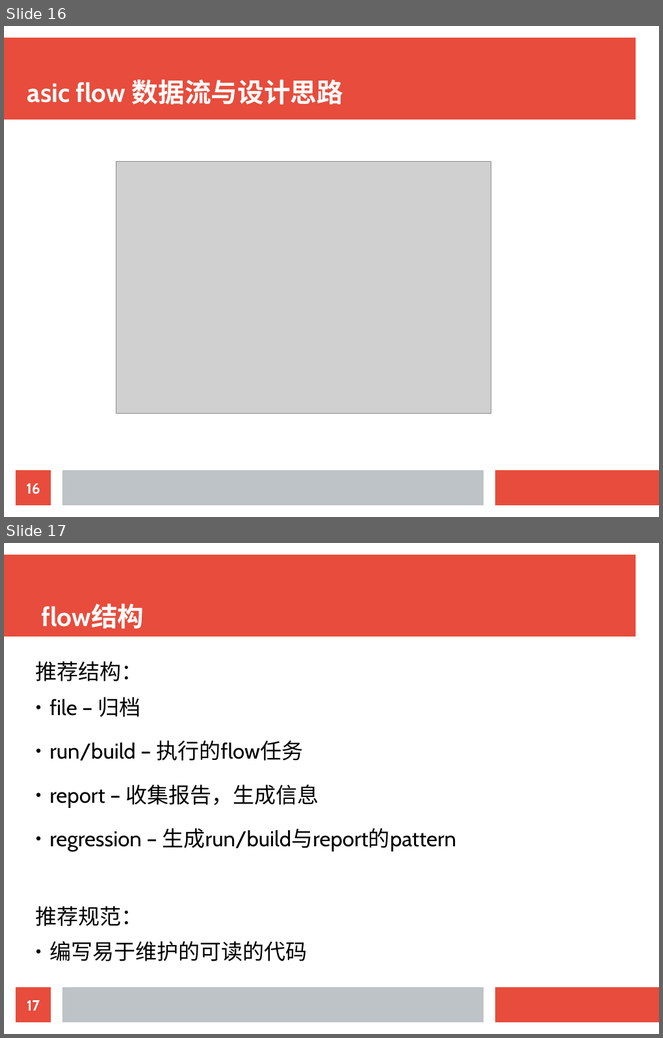
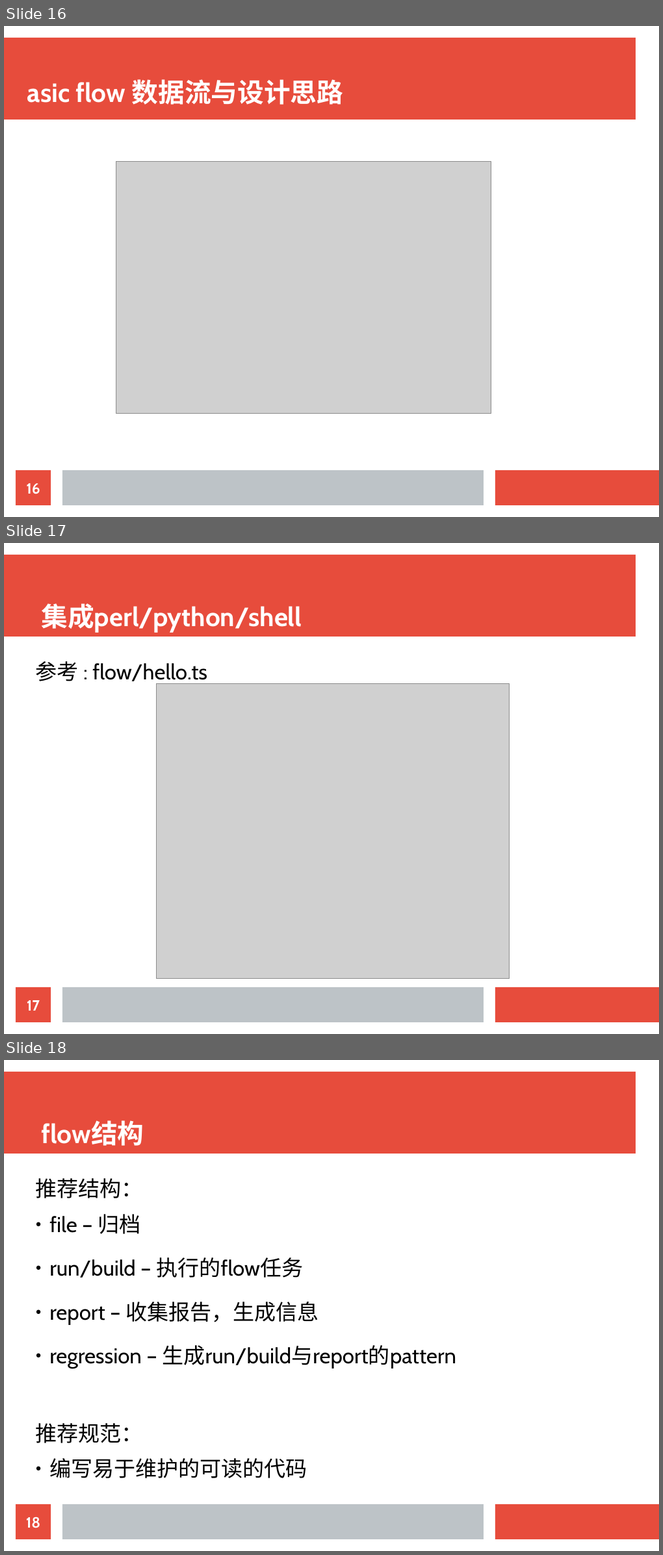
Before and after one commit to KingFrige/SoC-Gulp, a slide deck: doc/SoC-Gulp构建工具.odp. Shown one above the other, each under a label of ours: slides 16 and 17 before the commit, slides 16, 17 and 18 after it. The pictures are 663x1038 and 663x1555 pixels, drawn with LibreOffice and Linux fonts; fonts in the diff are those of the drawing; grey boxes stand for pictures. Boxes give left, top, right and bottom in pixels: in the first picture for what was removed or moved away, otherwise in the second. Text is boxed around its words. In the diff, an @@ line names an element or a change of style, - is before the commit and + after.

```diff
--- a/doc/SoC-Gulp构建工具.odp
+++ b/doc/SoC-Gulp构建工具.odp
@@ slide 17 added at [4, 543, 659, 1034], background #FFFFFF; not listed: 3 template elements that a slide beside it also shows @@
@@ title added at [42, 603, 302, 633], 32 pt, text #FFFFFF, bold @@
+集成perl/python/shell
@@ text added at [36, 661, 207, 685], 26 pt, text #000000 @@
+参考 : flow/hello.ts
@@ picture added at [156, 683, 509, 979] @@
@@ page number added at [16, 988, 51, 1023], fill #E74C3C, 18 pt, text #FFFFFF, bold @@
+17
@@ what was slide 17 is now slide 18 @@
@@ page number at [26, 1517, 40, 1529]: text changed @@
-17
+18
```
Also in this commit, not shown: 1 other file.
